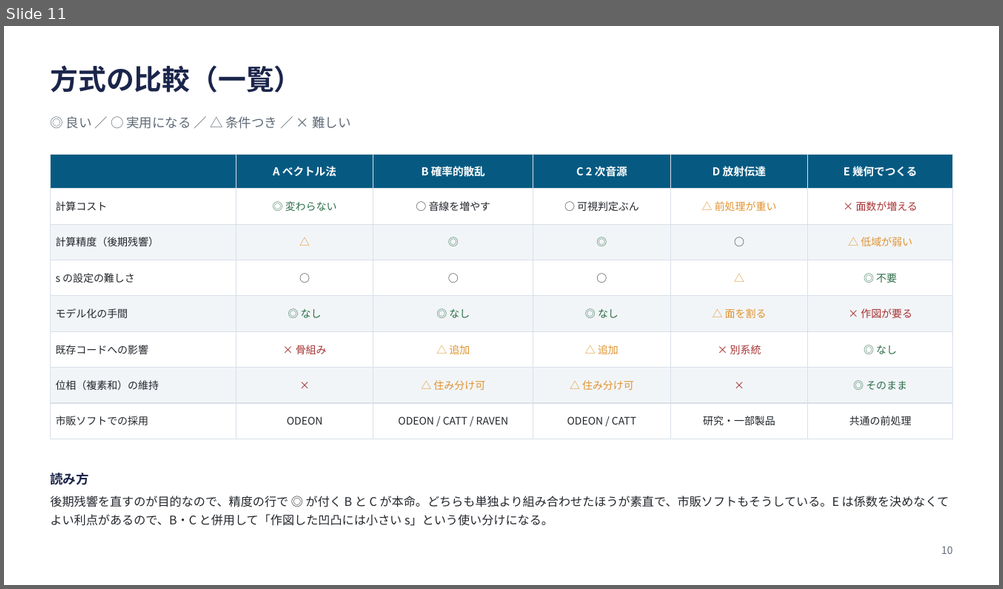
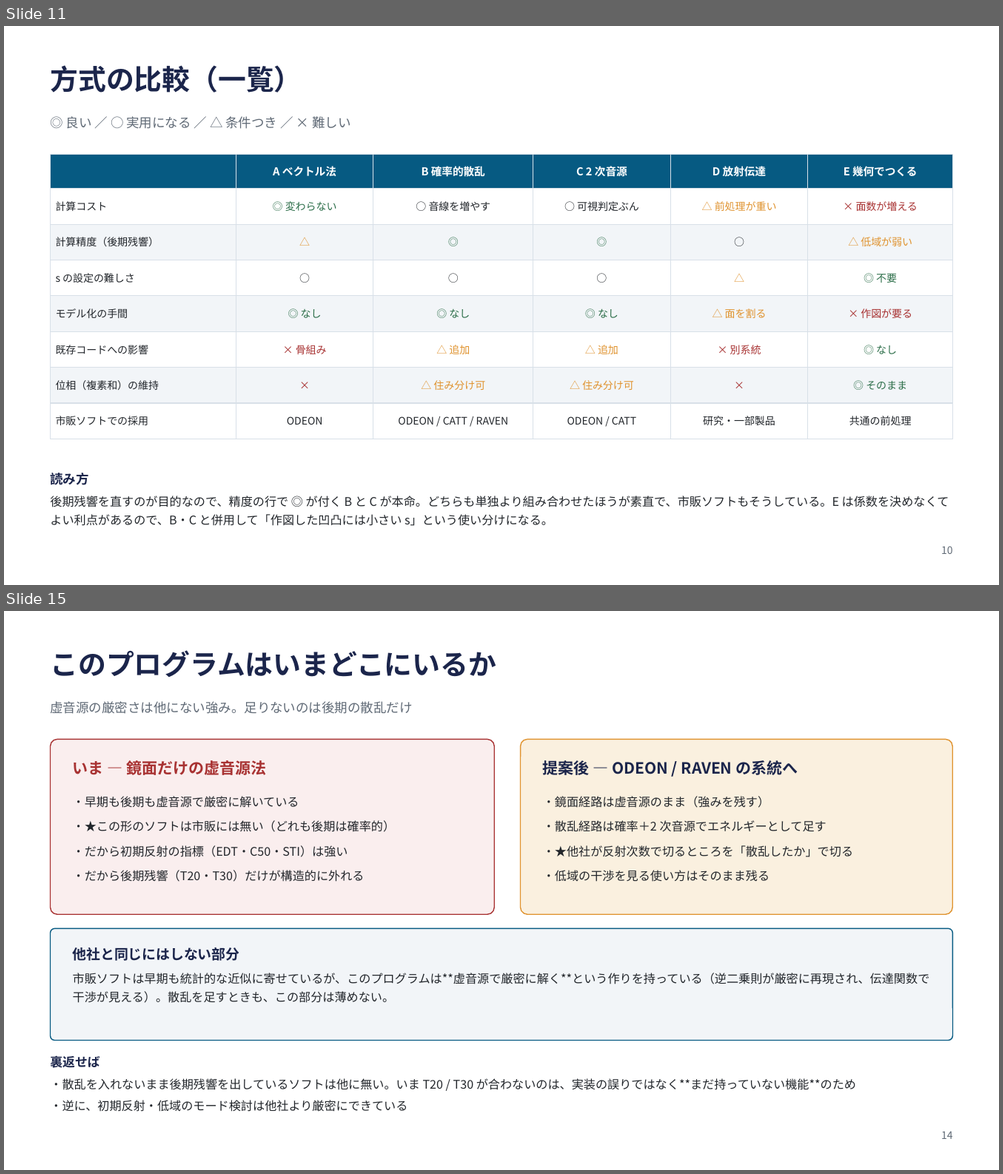
Before and after one commit to saka810/nea-simulation-pj, a slide deck: 評価レポート/2026-09-21_散乱の導入方針_WIN250046_Claude.pptx. Shown one above the other, each under a label of ours: slide 11 before the commit, slides 11 and 15 after it; the slides between them are not shown. The pictures are 1003x589 and 1003x1174 pixels, drawn with LibreOffice and Linux fonts; fonts in the diff are those of the drawing. Boxes give left, top, right and bottom in pixels: in the first picture for what was removed or moved away, otherwise in the second. Text is boxed around its words. In the diff, an @@ line names an element or a change of style, - is before the commit and + after.

```diff
--- a/評価レポート/2026-09-21_散乱の導入方針_WIN250046_Claude.pptx
+++ b/評価レポート/2026-09-21_散乱の導入方針_WIN250046_Claude.pptx
@@ slide 15 added at [4, 611, 999, 1170], background #FFFFFF @@
@@ text added at [50, 650, 496, 677], 27 pt, text #1B254B, bold @@
+このプログラムはいまどこにいるか
@@ text added at [50, 701, 412, 714], 12.5 pt, text #606A76 @@
+虚音源の厳密さは他にない強み。足りないのは後期の散乱だけ
@@ rounded rectangle added at [51, 739, 494, 914], fill #FAEEEE, outline #A83232 1 pt @@
@@ rounded rectangle added at [521, 739, 952, 914], fill #FAF0DF, outline #E0932F 1 pt @@
@@ text added at [73, 760, 266, 775], 15 pt, text #A83232, bold @@
+いま — 鏡面だけの虚音源法
@@ text added at [543, 760, 798, 775], 15 pt, text #1B254B, bold @@
+提案後 — ODEON / RAVEN の系統へ
@@ text added at [73, 796, 395, 882], 11.5 pt, text #22262B @@
+・早期も後期も虚音源で厳密に解いている
+・★この形のソフトは市販には無い（どれも後期は確率的）
+・だから初期反射の指標（EDT・C50・STI）は強い
+・だから後期残響（T20・T30）だけが構造的に外れる
@@ text added at [543, 796, 853, 882], 11.5 pt, text #22262B @@
+・鏡面経路は虚音源のまま（強みを残す）
+・散乱経路は確率＋2 次音源でエネルギーとして足す
+・★他社が反射次数で切るところを「散乱したか」で切る
+・低域の干渉を見る使い方はそのまま残る
@@ rounded rectangle added at [51, 929, 952, 1041], fill #F2F5F8, outline #065A82 1 pt @@
@@ text added at [73, 948, 930, 1003], 11.5 pt, text #22262B @@
+他社と同じにはしない部分
+市販ソフトは早期も統計的な近似に寄せているが、このプログラムは**虚音源で厳密に解く**という作りを持っている（逆二乗則が厳密に再現され、伝達関数で干渉が見える）。散乱を足すときも、この部分は薄めない。
@@ text added at [50, 1056, 856, 1112], 11.5 pt, text #22262B @@
+裏返せば
+・散乱を入れないまま後期残響を出しているソフトは他に無い。いま T20 / T30 が合わないのは、実装の誤りではなく**まだ持っていない機能**のため
+・逆に、初期反射・低域のモード検討は他社より厳密にできている
@@ text added at [941, 1132, 953, 1139], 10 pt, text #606A76 @@
+14
```
Also in this commit, not shown: 7 slides changed, 3 other slides added.
